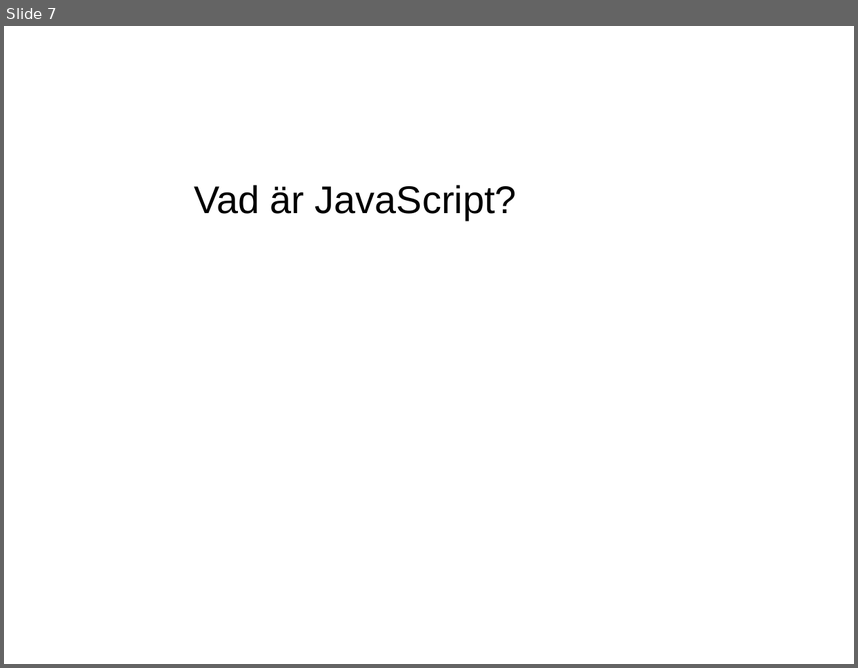
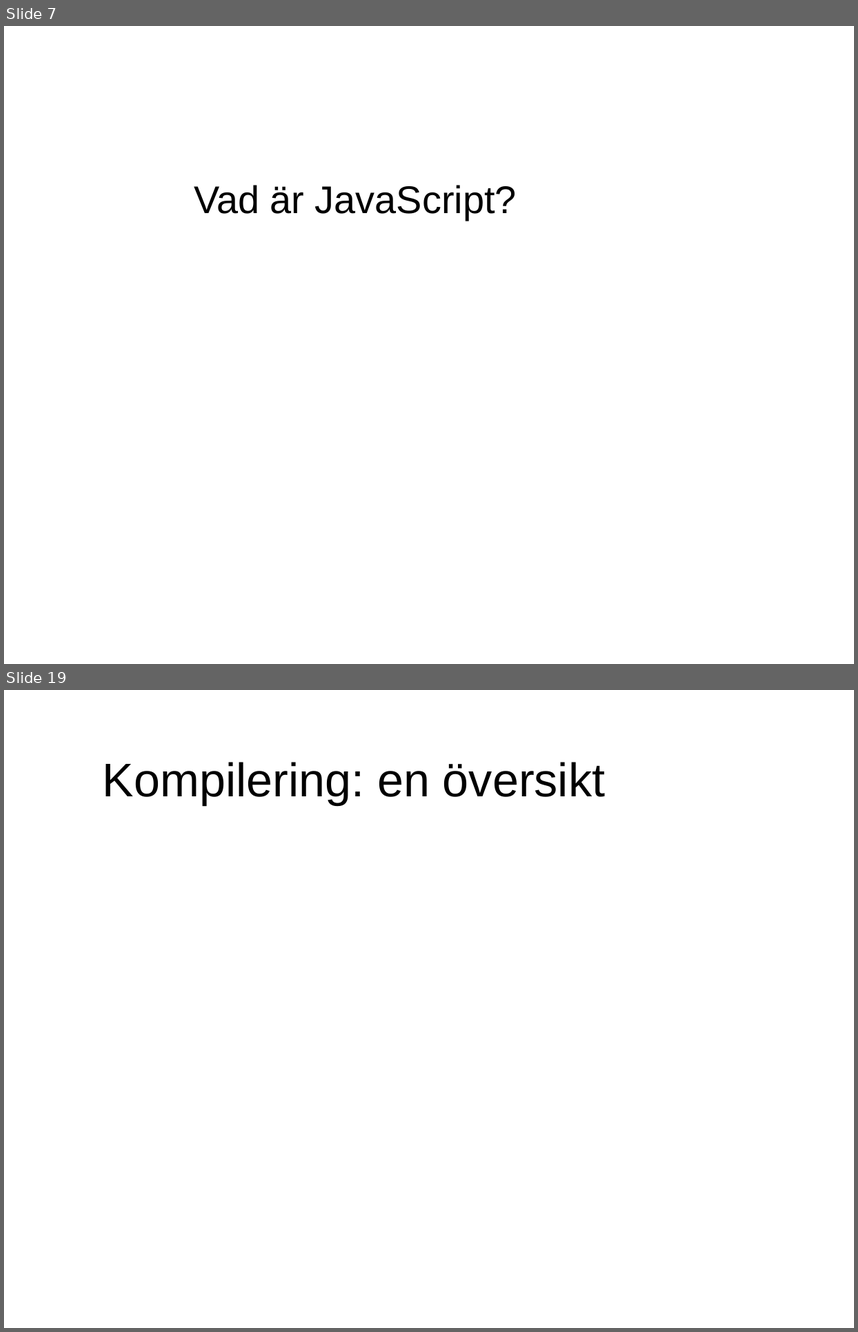
Before and after one commit to evilcandybag/JSHC, a slide deck: report/presentation.ppt. Shown one above the other, each under a label of ours: slide 7 before the commit, slides 7 and 19 after it; the slides between them are not shown. The pictures are 858x668 and 858x1332 pixels, drawn with LibreOffice and Linux fonts; fonts in the diff are those of the drawing. Boxes give left, top, right and bottom in pixels: in the first picture for what was removed or moved away, otherwise in the second. Text is boxed around its words. In the diff, an @@ line names an element or a change of style, - is before the commit and + after.

```diff
--- a/report/presentation.ppt
+++ b/report/presentation.ppt
@@ slide 19 added at (4, 690, 854, 1328), background #FFFFFF @@
@@ text added at (103, 762, 605, 805), 44 pt, text #000000 @@
+Kompilering: en översikt
```
Also in this commit, not shown: 3 slides changed, 10 other slides added.
